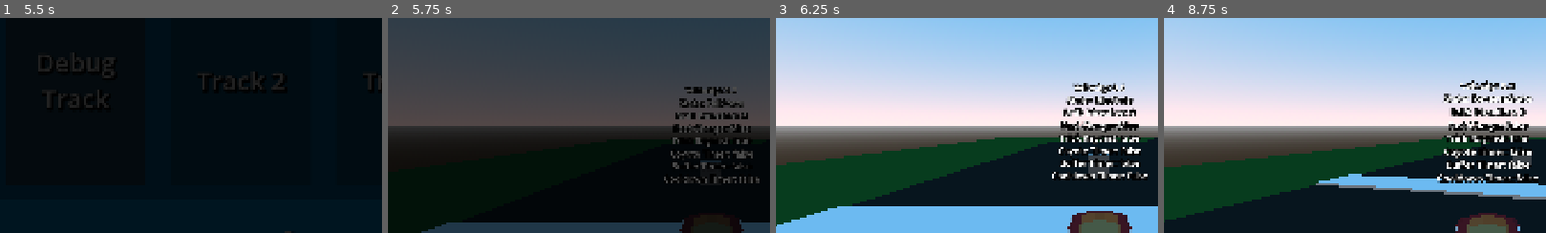
Above: before the commit, frames 1-4 (left to right).
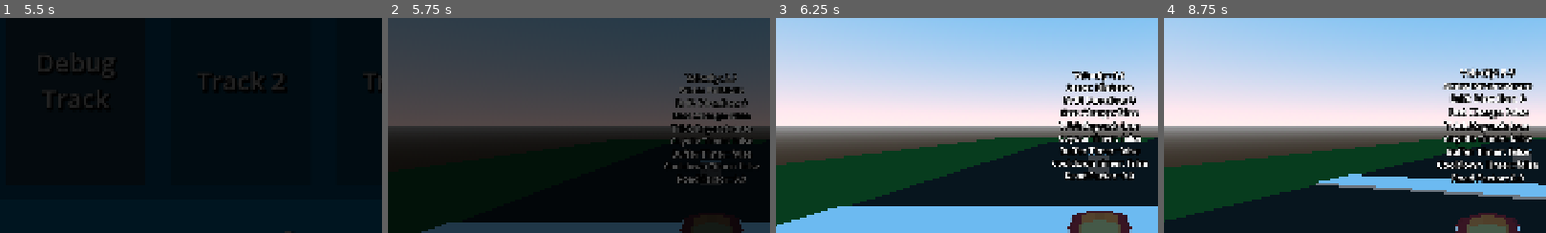
Above: after the commit, the same moments.

Repository: CISC-486-Game-Development-Project/cisc-486-game-development-project
Game: Godot game, scene res://Scenes/Menus/TitleScreen/title_screen.tscn
Two runs of this game, one before a commit and one after it. Both use one fixed random seed, a clock stepped at 60 frames per second and the inputs below. Sound files missing from this copy of the repository are replaced by a short silence.
Inputs (mouse positions are % of the whole screen's width and height, from its top left):
- Up to frame 1 (5.5 s): tap Enter at 0.5 s; move the mouse to (72, 45) at 0.52 s; hold D (Right) 0.53-1.25 s; hold P (Drift) 0.53-1.25 s; click (72, 45) at 0.67 s; click "Start" at 1.25 s; click "Start" at 2 s; drag from (30, 55) to (45, 70) at 2.77 s; click "Default Kart" at 3.5 s; move the mouse to (60, 28) at 4.27 s; hold D (Right) 4.28-5 s; hold P (Drift) 4.28-5 s; click "Debug Track" at 5 s
- Up to frame 2 (5.75 s): no input
- Up to frame 3 (6.25 s): drag from (45, 70) to (20, 35) at 5.77 s
- Up to frame 4 (8.75 s): tap Space at 6.5 s; move the mouse to (80, 65) at 6.52 s; hold A (Left) 6.53-7.25 s; hold P (Drift) 6.53-7.25 s; drag from (20, 35) to (35, 25) at 7.27 s; tap Enter at 8 s; move the mouse to (55, 50) at 8.02 s; hold S (Backward) from 8.03 s (still down); hold P (Drift) from 8.03 s (still down); click (55, 50) at 8.17 s
The pictures show only the part of the screen within x 8-58%, y 25-75%; the shares and areas given below are measured in that part.

Frame 1 is identical in both runs. In frame 2, 3.3% of the frame differs, in the area x 72-98%, y 25-77%; in frame 3, 4.8%; in frame 4, 5.6%, in the area x 71-98%, y 23-77%.

Commit message:
Terrain Speed Penalties
Added wheel scene with raycasts that average the terrain speed reduction factors to effect the kart's stats, also made it so you can't drift or trick under certain speed thresholds defined by variables.

Diff:
--- a/Components/StateMachine/States/drift_state.gd
+++ b/Components/StateMachine/States/drift_state.gd
@@ -17,6 +17,7 @@
 @export_group("Physics Parameters")
 @export var fall_velocity: float = -100.0 ## Speed of falling.
 @export var fall_gravity: float = 20.0 ## Intensity of gravitational force.
+@export var drift_speed_threshold: float = 12.0 ## Speed that must be exceeded for drifting.
 
 # Onready Vars
 @onready var entity: CharacterBody3D = state_machine.get_parent()
@@ -34,7 +35,7 @@
 	# Begin state's unique animation here
 
 func exit(_next_state: State) -> void:
-	if entity.get_horizontal_velocity().length() > 5: # No boost if too slow
+	if entity.get_horizontal_velocity().length() > drift_speed_threshold: # No boost if too slow or in offroad
 		# Apply turbo boost
 		match drift_level:
 			1: entity.set_boost(short_turbo_boost_time)
--- a/Components/Wheel/wheel.gd
+++ b/Components/Wheel/wheel.gd
@@ -13,6 +13,7 @@
 @onready var wheel_visual: Node3D = $WheelVisual
 @onready var spring_arm_3d: SpringArm3D = $SpringArm3D
 @onready var wheel_pivot: Node3D = $SpringArm3D/WheelPivot
+@onready var ray_cast_3d: RayCast3D = $RayCast3D
 
 # Internal Vars
 var speed: float = 0.0 ## The current kart speed, set by this wheel's kart parent.
@@ -34,3 +35,10 @@
 ## Returns the global position of the visual wheel.
 func get_wheel_position() -> Vector3:
 	return wheel_visual.global_position
+
+## Returns the terrain this wheel is colliding with.
+func get_wheel_terrain() -> Node3D:
+	if ray_cast_3d.is_colliding():
+		return ray_cast_3d.get_collider()
+	else:
+		return null
--- /dev/null
+++ b/Components/Wheel/wheel.tscn
@@ -0,0 +1,18 @@
+[gd_scene format=3 uid="uid://dtcyal4perrkp"]
+
+[ext_resource type="Script" uid="uid://c3wfj3uwwdahi" path="res://Components/Wheel/wheel.gd" id="1_fjxvo"]
+[ext_resource type="PackedScene" uid="uid://vp2ox0cie7xw" path="res://Assets/3D/Models/Vehicles/BasicCar/SM_Basic_Car_Wheel.fbx" id="2_g7ls8"]
+
+[node name="Wheel" type="Node3D" unique_id=950822510]
+transform = Transform3D(-2.1855694e-08, 0, 0.5, 0, 0.5, 0, -0.5, 0, -2.1855694e-08, 0, 0, 0)
+script = ExtResource("1_fjxvo")
+
+[node name="WheelVisual" parent="." unique_id=2090125690 instance=ExtResource("2_g7ls8")]
+
+[node name="SpringArm3D" type="SpringArm3D" parent="." unique_id=1651722771]
+transform = Transform3D(1, 0, 0, 0, -4.371139e-08, -1, 0, 1, -4.371139e-08, 0, 0, 0)
+spring_length = 0.5
+
+[node name="WheelPivot" type="Node3D" parent="SpringArm3D" unique_id=2084720874]
+
+[node name="RayCast3D" type="RayCast3D" parent="." unique_id=1232310142]
--- a/Entities/Kart3D/kart_3d.gd
+++ b/Entities/Kart3D/kart_3d.gd
@@ -13,6 +13,7 @@
 @export_custom(PROPERTY_HINT_NONE, "suffix:m/s") var boost_speed: float  ## Defines the top speed when boosting.
 @export_custom(PROPERTY_HINT_NONE, "suffix:m/s/s") var boost_acceleration: float ## Defines the rate of acceleration when boosting.
 @export var roll_friction: float = 0.8 ## Defines the intensity of the friction acting against the forward momentum.
+@export var trick_speed_threshold: float = 10.0 ## Defines the minimum speed required to trick while driving.
 
 @export_group("Steering")
 @export_custom(PROPERTY_HINT_NONE, "suffix:degrees") var max_steering_angle_slow: float = 10.0 ## Defines the maximum steering angle, should be higher when going slow.
@@ -23,9 +24,9 @@
 @export var drift_steering_multiplier: float = 1.2 ## The factor by which steer direction is multiplied while drifting.
 
 @export_group("Road Factors") # How much the kart will be affected by the terrain (top speed and accel.)
-@export var paved: float = 1.0
-@export var off_road: float = 0.75
-@export var harsh_offroad: float = 0.5
+@export var road_factor_paved: float = 0.0
+@export var road_factor_offroad: float = 0.6
+@export var road_factor_harsh_offroad: float = 0.8
 
 # Onready Vars
 @onready var kart_model: Node3D = $KartModel
@@ -60,6 +61,7 @@
 var drift_dir: int ## The direction of a currently active drift. 1 = right, 0 = none, -1 = left.
 
 var steering: float ## The intensity of the current steering.
+var road_factor: float ## The intensity of the current road factor.
 
 var boost_timer: float ## The time left in the current boost.
 var boost_queue: Array[float] ## The queue of boosts to be applied once the ground is hit.
@@ -84,22 +86,8 @@
 		hurtbox = kart.hurtbox
 		collision_shape_3d.shape = kart.collision_shape_3d.shape
 
-		## Stat Formulae
-		# Speed
-		top_speed = 20.0 + (kart_stats.base_speed / 2)
-		top_reverse_speed = 8.0 + (kart_stats.base_speed / 2)
-
-		# Acceleration
-		acceleration = 12.0 + (kart_stats.base_acceleration * 2)
-
-		# Boost
-		boost_speed = (top_speed * 1.5) + (kart_stats.base_boost * 1.5)
-
-		# Handling
-		max_steering_angle_slow = 8.0 + (kart_stats.base_handling / 2)
-		max_steering_angle_fast = 3.0 + (kart_stats.base_handling / 2)
-		handbrake_steering_velocity = 45.0 + kart_stats.base_handling
-		air_steering_velocity = 40.0 + kart_stats.base_handling
+		# Set kart's stats
+		set_stats()
 
 	# Set up input handler
 	input_handler.kart = self
@@ -113,6 +101,8 @@
 		boost_timer -= delta
 		if boost_timer <= 0: # Stop particles if boost is over
 			boost_particles.emitting = false
+
+	recalculate_road_factor()
 
 func _physics_process(delta: float) -> void:
 	## Step 1: Handle Input
@@ -225,6 +215,29 @@
 	xform.basis = xform.basis.orthonormalized()
 	return xform
 
+## Calculates the current road_factor based on terrain conditions.
+func recalculate_road_factor() -> void:
+	var total_road_factor: float = 0.0
+	var wheels_on_ground: int = 0
+
+	# Check all wheels
+	for wheel in wheels:
+		var wheel_terrain = wheel.get_wheel_terrain()
+		if wheel_terrain:
+			wheels_on_ground += 1
+			if wheel_terrain.is_in_group("Paved"):
+				total_road_factor += road_factor_paved
+			elif wheel_terrain.is_in_group("Offroad"):
+				total_road_factor += road_factor_offroad
+			elif wheel_terrain.is_in_group("Harsh Offroad"):
+				total_road_factor += road_factor_harsh_offroad
+
+	# Set road_factor if different
+	var new_road_factor = total_road_factor / wheels_on_ground if wheels_on_ground > 0 else 0.0
+	if new_road_factor != road_factor:
+		road_factor = new_road_factor
+		set_stats()
+
 ###########################
 ## Boost & Hit Functions ##
 ###########################
@@ -246,18 +259,41 @@
 		velocity.y += vertical_velocity_impulse
 	is_hit = true
 
-######################
-## Getter Functions ##
-######################
+###########################################
+## Getter, Setter, and Checker Functions ##
+###########################################
 
 ## Returns the horizontal velocity of the player as a Vector3 with y always set to 0.
 func get_horizontal_velocity() -> Vector3:
 	return Vector3(velocity.x, 0, velocity.z)
+
+## Sets the stats of the kart based on kart stats and current terrain conditions.
+func set_stats() -> void:
+	## Stat Formulae
+	# Speed
+	top_speed = (20.0 + (kart_stats.base_speed / 2)) * (1 - road_factor)
+	top_reverse_speed = (8.0 + (kart_stats.base_speed / 2)) * (1 - road_factor)
+
+	# Acceleration
+	acceleration = (12.0 + (kart_stats.base_acceleration * 2)) * (1 - road_factor)
+
+	# Boost
+	boost_speed = (top_speed * 1.5) + (kart_stats.base_boost * 1.5)
+
+	# Handling
+	max_steering_angle_slow = 8.0 + (kart_stats.base_handling / 2)
+	max_steering_angle_fast = 3.0 + (kart_stats.base_handling / 2)
+	handbrake_steering_velocity = 45.0 + kart_stats.base_handling
+	air_steering_velocity = 40.0 + kart_stats.base_handling
 
 ## Returns if a trick is able to occur.
 func can_trick() -> bool:
 	# Immediate false if cooldown since last trick isn't over
 	if trick_cooldown_timer.time_left > 0:
+		return false
+
+	# False if not above threshold
+	if get_horizontal_velocity().length() < trick_speed_threshold:
 		return false
 
 	# Check logic for tricking depending on current state
@@ -288,7 +324,8 @@
 		"Trick Raycast: " + str(trick_ray_cast_3d.is_colliding()),
 		"Coyote Timer: " + str(trick_coyote_timer.time_left > 0),
 		"Buffer Timer: " + str(trick_buffer_timer.time_left > 0),
-		"Cooldown Timer: " + str(trick_cooldown_timer.time_left > 0)
+		"Cooldown Timer: " + str(trick_cooldown_timer.time_left > 0),
+		"Road Factor: " + str(road_factor),
 	]
 
 	# Apply debug texts to label
--- a/Entities/PlayerKart3D/player_kart_3d.tscn
+++ b/Entities/PlayerKart3D/player_kart_3d.tscn
@@ -13,3 +13,6 @@
 [node name="PlayerInputHandler" type="Node" parent="." index="13" unique_id=943662880]
 script = ExtResource("3_u0n23")
 metadata/_custom_type_script = "uid://8saf5fuicdvx"
+
+[node name="ToIdle" parent="MovementStateMachine/DriftState" parent_id_path=PackedInt32Array(788034490) index="0" unique_id=1526947133]
+advance_expression = "not entity.drift_request or entity.get_horizontal_velocity().length() <= drift_speed_threshold or entity.drift_dir == 0"
--- a/Scenes/KartModels/basic_kart.tscn
+++ b/Scenes/KartModels/basic_kart.tscn
@@ -1,9 +1,8 @@
 [gd_scene format=3 uid="uid://d06ii74wx6vgl"]
 
 [ext_resource type="Script" uid="uid://t6a574qi7en4" path="res://Scenes/KartModels/kart_model.gd" id="1_6cl8y"]
-[ext_resource type="PackedScene" uid="uid://ceoygxwx1ngye" path="res://Assets/3D/Models/BasicCar/SM_Basic_Car_Body.fbx" id="1_ahyi0"]
-[ext_resource type="Script" uid="uid://c3wfj3uwwdahi" path="res://Components/Wheel/wheel.gd" id="2_6cl8y"]
-[ext_resource type="PackedScene" uid="uid://vp2ox0cie7xw" path="res://Assets/3D/Models/BasicCar/SM_Basic_Car_Wheel.fbx" id="3_5y48b"]
+[ext_resource type="PackedScene" uid="uid://ceoygxwx1ngye" path="res://Assets/3D/Models/Vehicles/BasicCar/SM_Basic_Car_Body.fbx" id="1_ahyi0"]
+[ext_resource type="PackedScene" uid="uid://dtcyal4perrkp" path="res://Components/Wheel/wheel.tscn" id="3_8hucp"]
 [ext_resource type="Script" uid="uid://bjgot7okketbh" path="res://Components/Hitbox/hurtbox.gd" id="5_hqag7"]
 
 [sub_resource type="BoxShape3D" id="BoxShape3D_3bsr3"]
@@ -19,56 +18,19 @@
 [node name="BasicCarBody" parent="." unique_id=1890857387 instance=ExtResource("1_ahyi0")]
 transform = Transform3D(-2.1855694e-08, 0, 0.5, 0, 0.5, 0, -0.5, 0, -2.1855694e-08, 3.5527137e-15, 0, 0.5)
 
-[node name="BackWheelR" type="Node3D" parent="." unique_id=1061689985]
+[node name="BackWheelR" parent="." unique_id=950822510 instance=ExtResource("3_8hucp")]
 transform = Transform3D(-2.1855694e-08, 0, 0.5, 0, 0.5, 0, -0.5, 0, -2.1855694e-08, 0.43, -0.13, 0.5)
-script = ExtResource("2_6cl8y")
 
-[node name="WheelVisual" parent="BackWheelR" unique_id=1604969692 instance=ExtResource("3_5y48b")]
+[node name="BackWheelL" parent="." unique_id=310047430 instance=ExtResource("3_8hucp")]
+transform = Transform3D(-2.1855694e-08, 0, 0.5, 0, 0.5, 0, -0.5, 0, -2.1855694e-08, -0.43, -0.13, 0.5)
 
-[node name="SpringArm3D" type="SpringArm3D" parent="BackWheelR" unique_id=226253977]
-transform = Transform3D(1, 0, 0, 0, -4.371139e-08, -1, 0, 1, -4.371139e-08, 0, 0, 0)
-spring_length = 0.5
-
-[node name="WheelPivot" type="Node3D" parent="BackWheelR/SpringArm3D" unique_id=1902229391]
-
-[node name="BackWheelL" type="Node3D" parent="." unique_id=1746578828]
-transform = Transform3D(-2.1855694e-08, 0, 0.5, 0, 0.5, 0, -0.5, 0, -2.1855694e-08, -0.43, -0.13, 0.5)
-script = ExtResource("2_6cl8y")
-
-[node name="WheelVisual" parent="BackWheelL" unique_id=822170127 instance=ExtResource("3_5y48b")]
-
-[node name="SpringArm3D" type="SpringArm3D" parent="BackWheelL" unique_id=1625755121]
-transform = Transform3D(1, 0, 0, 0, -4.371139e-08, -1, 0, 1, -4.371139e-08, 0, 0, 0)
-spring_length = 0.5
-
-[node name="WheelPivot" type="Node3D" parent="BackWheelL/SpringArm3D" unique_id=104059617]
-
-[node name="FrontWheelR" type="Node3D" parent="." unique_id=1339333422]
-transform = Transform3D(-2.1855694e-08, 0, 0.5, 0, 0.5, 0, -0.5, 0, -2.1855694e-08, 0.43000033, -0.13, -0.9486294)
-script = ExtResource("2_6cl8y")
+[node name="FrontWheelR" parent="." unique_id=921170799 instance=ExtResource("3_8hucp")]
+transform = Transform3D(-2.1855694e-08, 0, 0.5, 0, 0.5, 0, -0.5, 0, -2.1855694e-08, 0.43, -0.13, -0.949)
 steering_enabled = true
 
-[node name="WheelVisual" parent="FrontWheelR" unique_id=1028684973 instance=ExtResource("3_5y48b")]
-
-[node name="SpringArm3D" type="SpringArm3D" parent="FrontWheelR" unique_id=1469634716]
-transform = Transform3D(1, 0, 0, 0, -4.371139e-08, -1, 0, 1, -4.371139e-08, 0, 0, 0)
-spring_length = 0.5
-
-[node name="WheelPivot" type="Node3D" parent="FrontWheelR/SpringArm3D" unique_id=1645695469]
-
-[node name="FrontWheelL" type="Node3D" parent="." unique_id=923021165]
-transform = Transform3D(-2.1855694e-08, 0, 0.5, 0, 0.5, 0, -0.5, 0, -2.1855694e-08, -0.43, -0.12, -0.949)
-script = ExtResource("2_6cl8y")
+[node name="FrontWheelL" parent="." unique_id=1885949575 instance=ExtResource("3_8hucp")]
+transform = Transform3D(-2.1855694e-08, 0, 0.5, 0, 0.5, 0, -0.5, 0, -2.1855694e-08, -0.43, -0.13, -0.949)
 steering_enabled = true
-
-[node name="WheelVisual" parent="FrontWheelL" unique_id=1240202743 instance=ExtResource("3_5y48b")]
-transform = Transform3D(1, 0, 0, 0, 1, -5.6961745e-22, 0, -5.6961745e-22, 1, 0, 0, 0)
-
-[node name="SpringArm3D" type="SpringArm3D" parent="FrontWheelL" unique_id=2011614713]
-transform = Transform3D(1, 0, 0, 0, -4.371139e-08, -1, 0, 1, -4.371139e-08, 0, 0, 0)
-spring_length = 0.5
-
-[node name="WheelPivot" type="Node3D" parent="FrontWheelL/SpringArm3D" unique_id=901839516]
 
 [node name="Hurtbox" type="Area3D" parent="." unique_id=606813685]
 script = ExtResource("5_hqag7")
--- a/Scenes/KartModels/kart_model.gd
+++ b/Scenes/KartModels/kart_model.gd
@@ -1,3 +1,4 @@
+## A class that stores information regarding a kart's model.
 class_name KartModel
 extends Node3D
 
